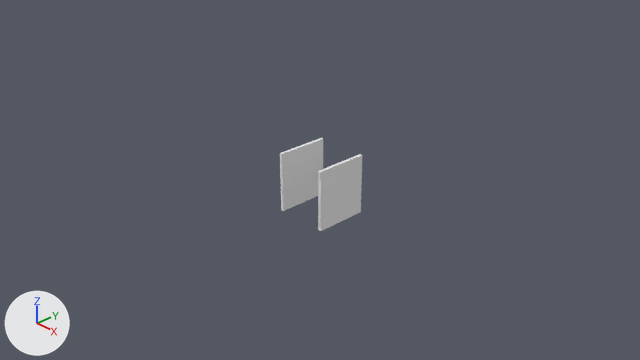
A saved change to the Blender file Door Sensor/doorsensor.blend.
Before and after are seen from the file's camera 'Camera'. Every picture has the same lights, and +X, +Y and +Z are marked at lower left.
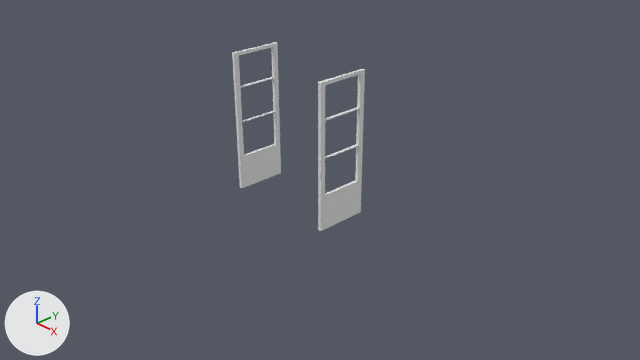
Boxes (x1, y1, x2, y2) around the edits, measured in the pictures (640 x 360 px):
'Cube.002', reshaped (198% wider, 144% taller): before (318, 154, 362, 231); after (232, 42, 365, 231)
'Cube', deleted: before (280, 138, 323, 211)
part 1 of me_cube_002, added: after (232, 42, 281, 188)
part 2 of me_cube_002, built on: before (318, 154, 362, 231); after (242, 69, 365, 231)

The change, as a list of edits to the scene's bpy script:
```text
Change me_cube_002:
    used by ob_cube_002; location = (0.94, 0.08, 0.52); scale = (0.025, 0.43, 0.488)
    remove me_cube_002.from_pydata(...)  # 8 vertices, 6 faces; spans x -1.0..1.0, y -1.0..1.0, z -1.0..1.0
    add me_cube_002.from_pydata(...)  # 138 vertices, 150 faces; spans x -77.55..1.0, y -1.0..1.0, z -1.0..3.72
    me_cube_002 part 1: a new loose piece of 64 vertices spanning x -77.55..-75.55, y -1.0..1.0, z -1.0..3.72, in mat_material (white #e7e7e7)
    me_cube_002 part 2
    4 vertices are removed from x -1.0..1.0, y -1.0..1.0, z 1.0
    6 faces are deleted
    50 vertices are added at x -76.29..1.0, y -1.0..1.0, z -1.0..3.72
    6 new vertices lie (0.0, 0.0, 1.19) away from vertices in x -1.0..1.0, y -1.0..1.0, z 0.16
    6 new vertices lie (0.0, -0.2, 0.0) away from vertices in x -1.0..1.0, y 1.0, z -1.0..1.35
    8 new vertices lie (0.0, 0.0, 1.17) away from vertices in x -1.0..1.0, y -1.0..1.0, z 1.38
    76 new faces join them
Remove ob_cube:
    ob_cube = bpy.data.objects.new('Cube', me_cube)
    ob_cube.location = (0.09, 0.08, 0.52)
    ob_cube.scale = (0.025, 0.43, 0.488)
```
